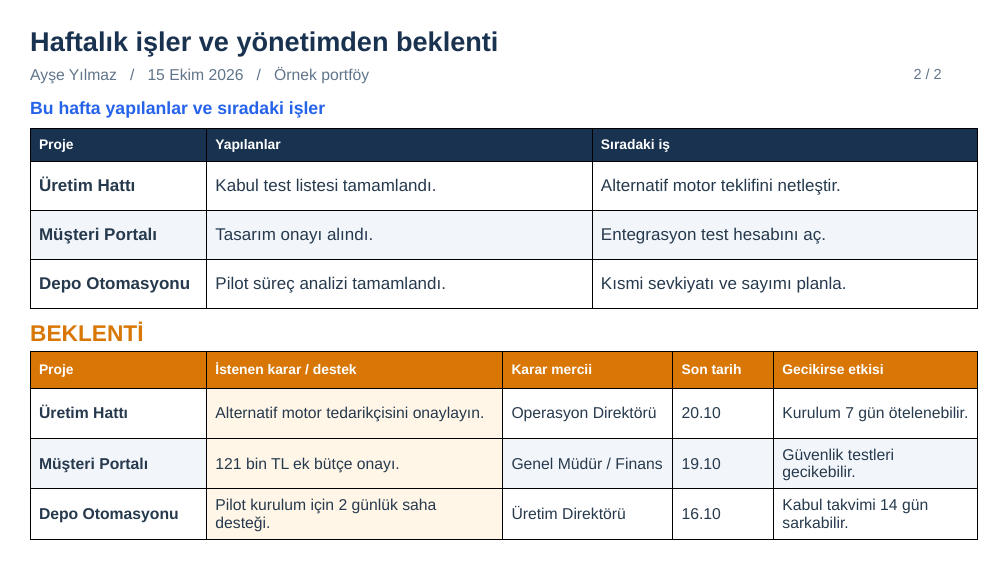
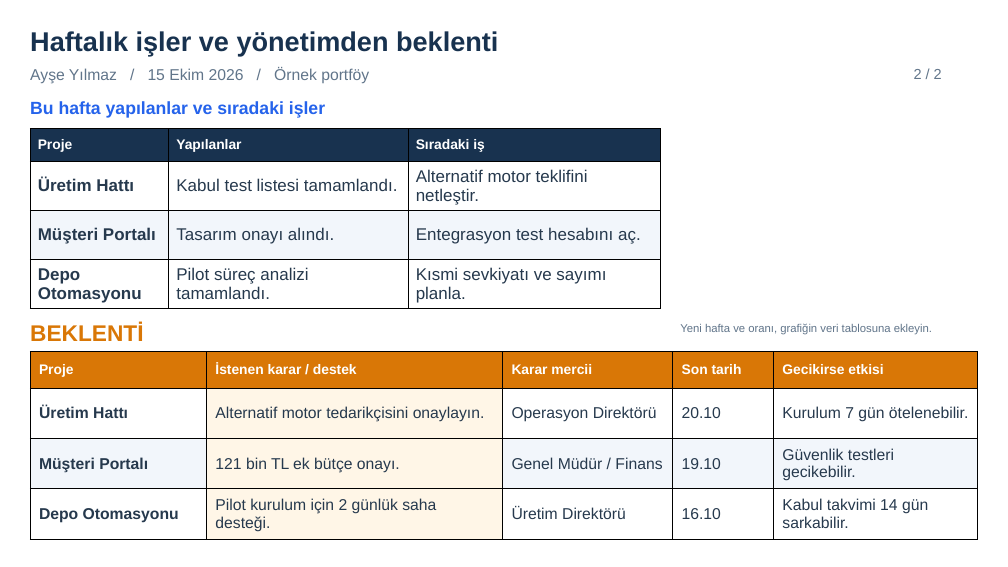
Before and after one commit to ermvrs/proje-takvimi, a slide deck: slide 2 of Proje_Sunumu.pptx. Drawn at 1008x567 pixels with LibreOffice and Linux fonts; fonts in the diff are those of the drawing. Boxes give left, top, right and bottom in pixels: in the first picture for what was removed or moved away, otherwise in the second. Text is boxed around its words. In the diff, an @@ line names an element or a change of style, - is before the commit and + after.

```diff
--- a/Proje_Sunumu.pptx
+++ b/Proje_Sunumu.pptx
@@ table: place and size @@
-table at bbox=[30, 128, 978, 308]
+table at bbox=[30, 128, 660, 308]
@@ text added at bbox=[680, 324, 932, 335], 13.5 pt, text #61758A @@
+Yeni hafta ve oranı, grafiğin veri tablosuna ekleyin.
```
Also in this commit, not shown: 1 other slide changed, 4 other files.
